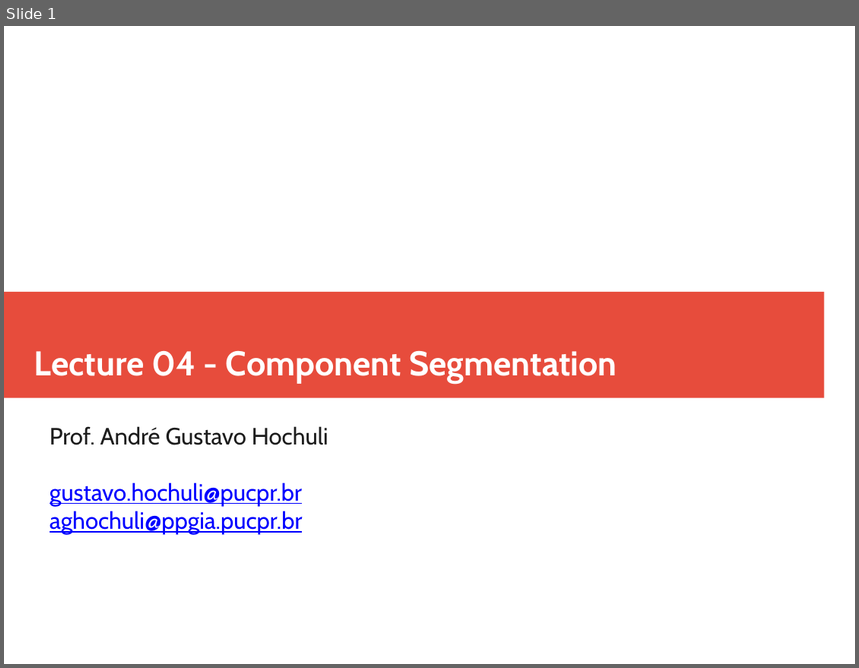
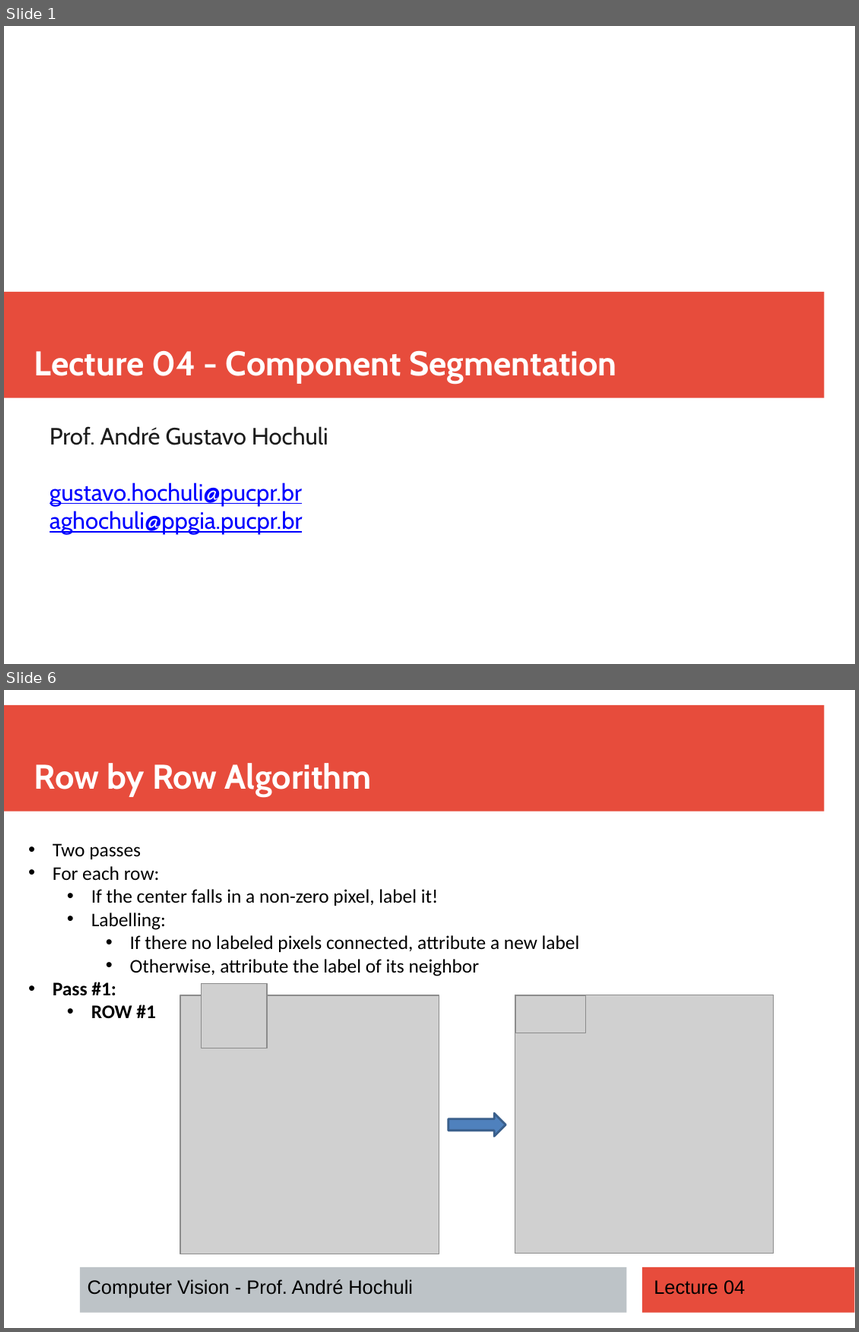
Before and after one commit to andrehochuli/teaching, a slide deck: ComputerVision/Lecture 04 - Finding Components/Lecture 04 - Component Segmentation.pptx. Shown one above the other, each under a label of ours: slide 1 before the commit, slides 1 and 6 after it; the slides between them are not shown. The pictures are 859x668 and 859x1332 pixels, drawn with LibreOffice and Linux fonts; fonts in the diff are those of the drawing; grey boxes stand for pictures. Boxes give left, top, right and bottom in pixels: in the first picture for what was removed or moved away, otherwise in the second. Text is boxed around its words. In the diff, an @@ line names an element or a change of style, - is before the commit and + after.

```diff
--- a/ComputerVision/Lecture 04 - Finding Components/Lecture 04 - Component Segmentation.pptx
+++ b/ComputerVision/Lecture 04 - Finding Components/Lecture 04 - Component Segmentation.pptx
@@ slide 6 added at (x1=4, y1=690, x2=855, y2=1328), background #FFFFFF @@
@@ rectangle added at (x1=4, y1=705, x2=825, y2=812), fill #E74C3C @@
@@ text added at (x1=34, y1=763, x2=372, y2=797), 32 pt, text #FFFFFF, bold @@
+Row by Row Algorithm
@@ text added at (x1=53, y1=844, x2=580, y2=1018), 18 pt, text #000000 @@
+• Two passes
+• For each row:
+  • If the center falls in a non-zero pixel, label it!
+  • Labelling:
+    • If there no labeled pixels connected, attribute a new label
+    • Otherwise, attribute the label of its neighbor
+• Pass #1:
+  • ROW #1
@@ picture added at (x1=202, y1=983, x2=268, y2=1049) @@
@@ picture added at (x1=180, y1=996, x2=439, y2=1255) @@
@@ picture added at (x1=515, y1=995, x2=774, y2=1254) @@
@@ picture added at (x1=516, y1=996, x2=585, y2=1033) @@
@@ right arrow added at (x1=449, y1=1113, x2=506, y2=1136), fill #4F81BD, outline #3A5F8C 2 pt @@
@@ rectangle added at (x1=80, y1=1268, x2=626, y2=1313), fill #BDC3C7 @@
@@ text added at (x1=88, y1=1280, x2=413, y2=1299), 18 pt, text #000000 @@
+Computer Vision - Prof. André Hochuli
@@ rectangle added at (x1=643, y1=1268, x2=855, y2=1313), fill #E74C3C @@
@@ text added at (x1=654, y1=1281, x2=745, y2=1295), 18 pt, text #000000 @@
+Lecture 04
```
Also in this commit, not shown: 2 slides changed, 14 other slides added, 1 slide removed, 12 other files.
